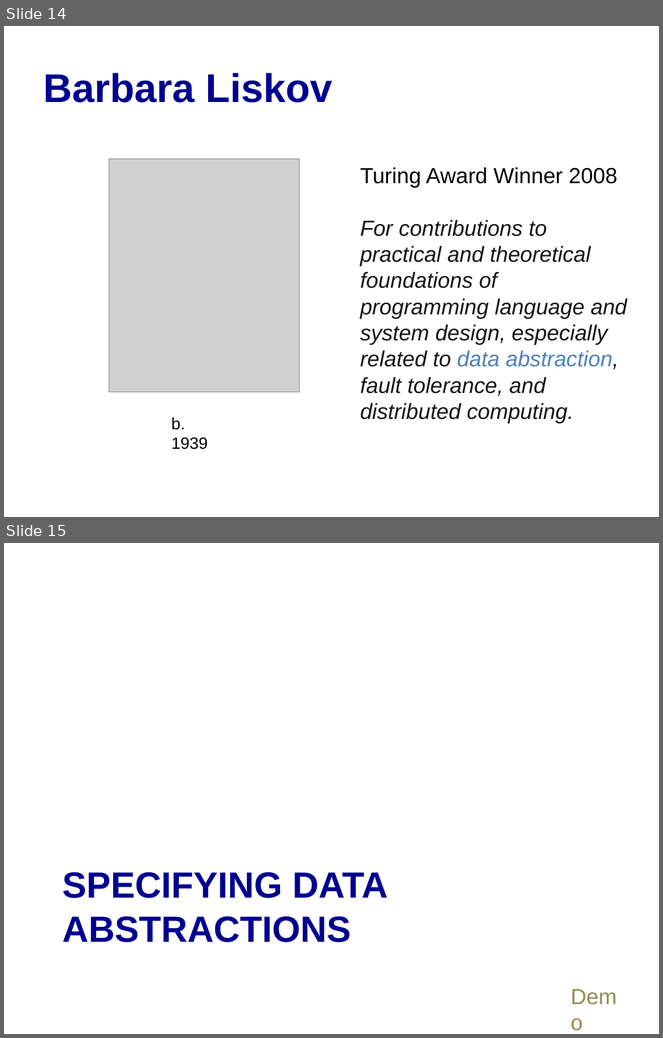
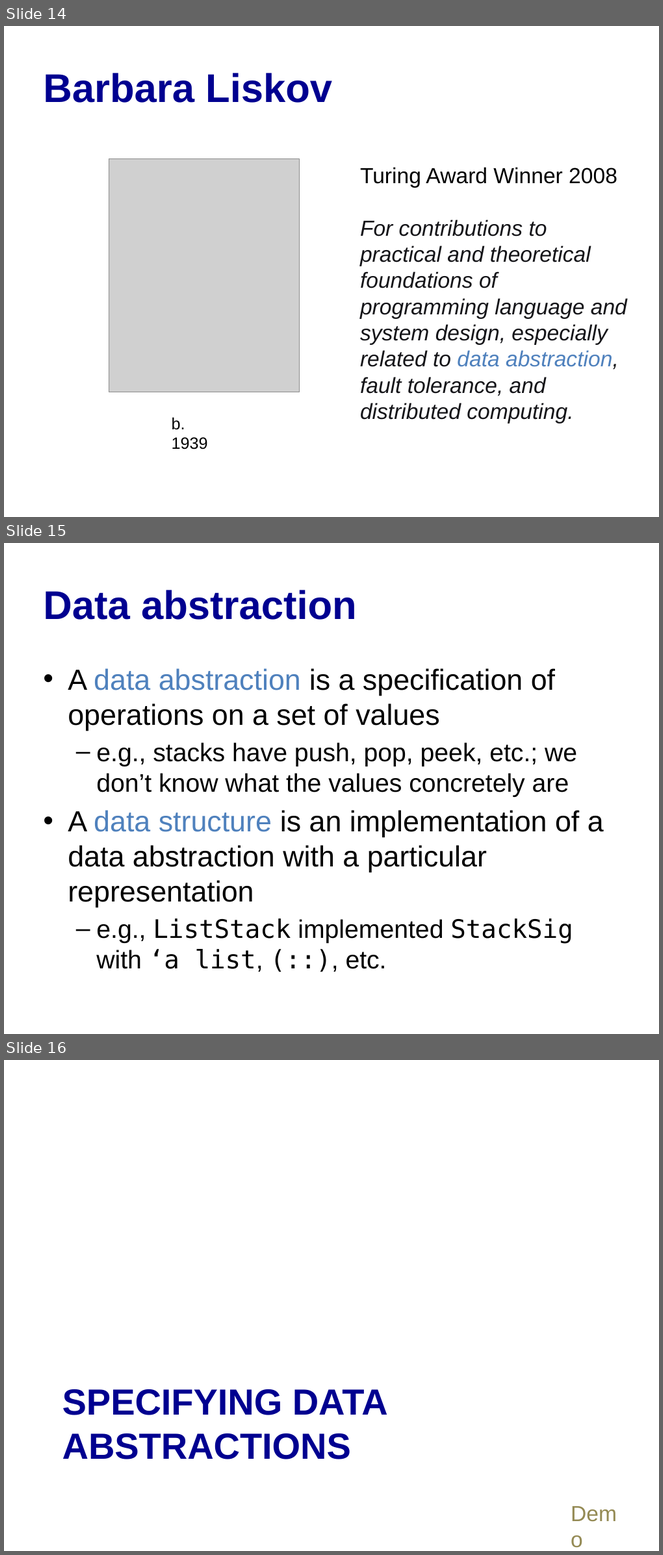
Before and after one commit to cs3110/materials-2019fa, a slide deck: 09-abs-spec/lec.pptx. Shown one above the other, each under a label of ours: slides 14 and 15 before the commit, slides 14, 15 and 16 after it. The pictures are 663x1038 and 663x1555 pixels, drawn with LibreOffice and Linux fonts; fonts in the diff are those of the drawing; grey boxes stand for pictures. Boxes give left, top, right and bottom in pixels: in the first picture for what was removed or moved away, otherwise in the second. Text is boxed around its words. In the diff, an @@ line names an element or a change of style, - is before the commit and + after.

Commit message:
Add slide on data abstractions

```diff
--- a/09-abs-spec/lec.pptx
+++ b/09-abs-spec/lec.pptx
@@ slide 15 added at box(4, 543, 659, 1034), background #FFFFFF @@
@@ title added at box(43, 590, 357, 620), 44 pt, text #000090, bold @@
+Data abstraction
@@ text added at box(68, 668, 604, 972), 32 pt, text #000000 @@
+• A data abstraction is a specification of operations on a set of values
+  – e.g., stacks have push, pop, peek, etc.; we don’t know what the values concretely are
+• A data structure is an implementation of a data abstraction with a particular representation
+  – e.g., ListStack implemented StackSig with ‘a list, (::), etc.
@@ what was slide 15 is now slide 16 @@
```
